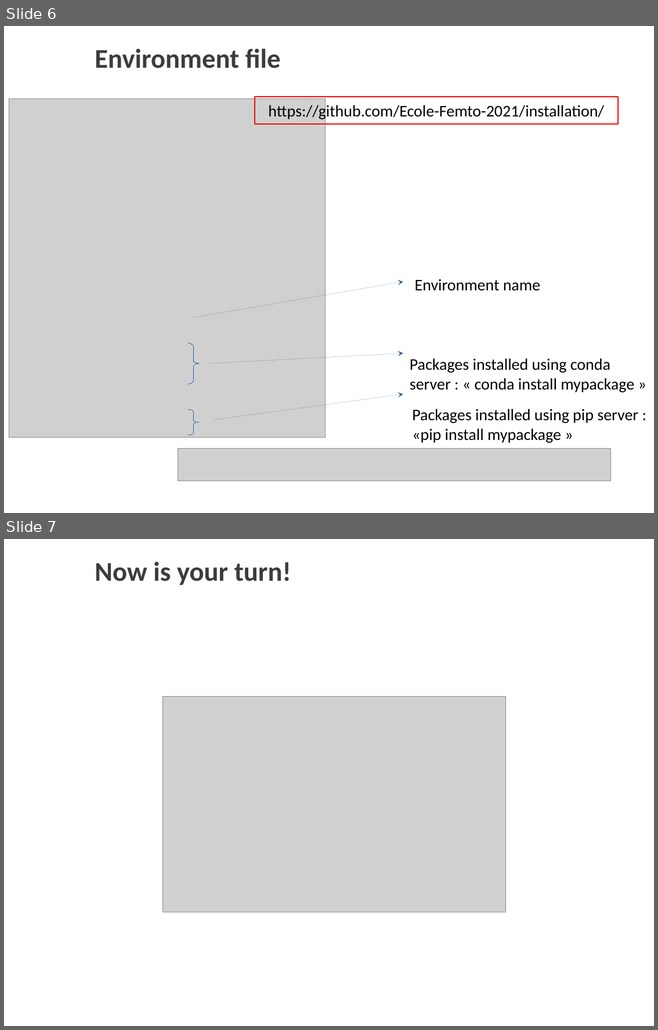
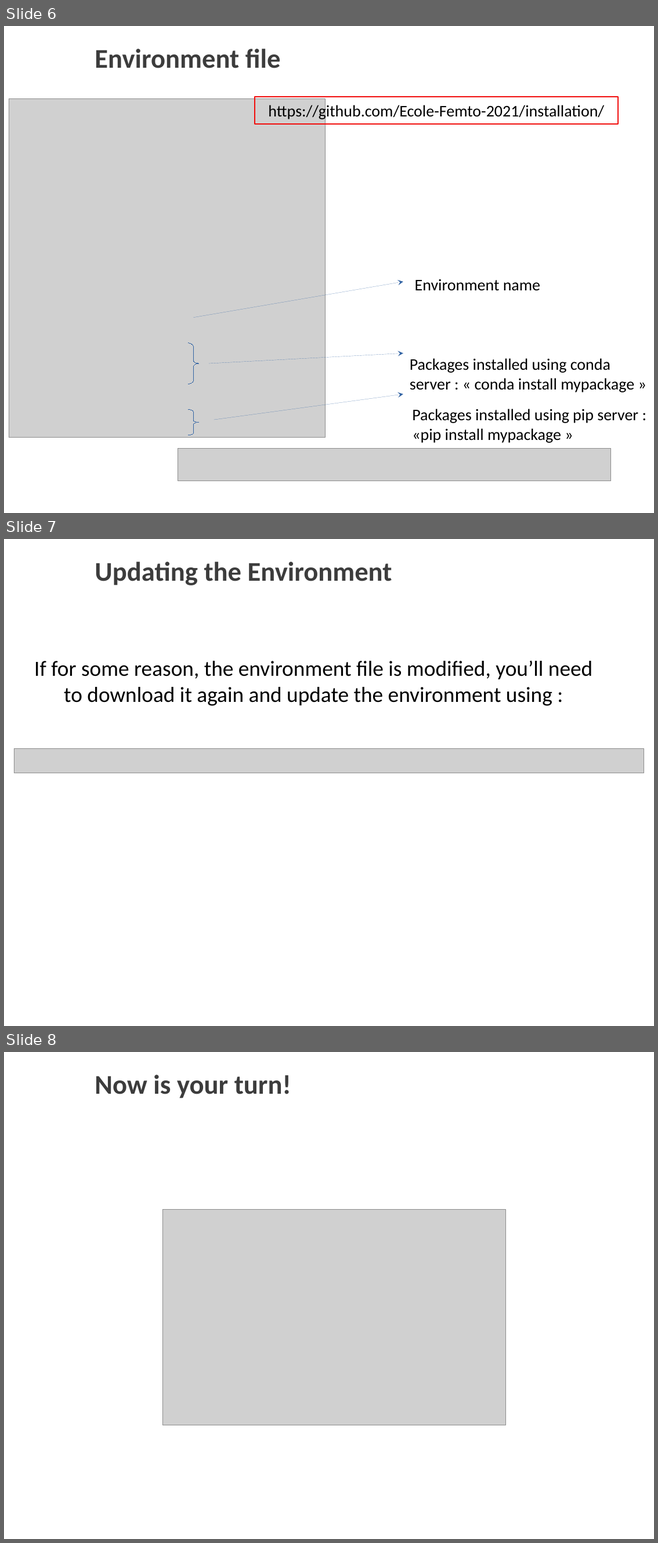
Before and after one commit to Ecole-Femto-2021/installation, a slide deck: install.odp. Shown one above the other, each under a label of ours: slides 6 and 7 before the commit, slides 6, 7 and 8 after it. The pictures are 658x1030 and 658x1543 pixels, drawn with LibreOffice and Linux fonts; fonts in the diff are those of the drawing; grey boxes stand for pictures; background and template pictures are left out. Boxes give left, top, right and bottom in pixels: in the first picture for what was removed or moved away, otherwise in the second. Text is boxed around its words. In the diff, an @@ line names an element or a change of style, - is before the commit and + after.

```diff
--- a/install.odp
+++ b/install.odp
@@ slide 7 added at (4, 539, 654, 1026), background picture (left out) @@
@@ text added at (94, 562, 392, 585), 30 pt, text #3C3C3C, bold @@
+Updating the Environment
@@ text added at (34, 660, 592, 706), 24 pt, text #000000 @@
+If for some reason, the environment file is modified, you’ll need to download it again and update the environment using :
@@ picture added at (14, 749, 644, 773) @@
@@ what was slide 7 is now slide 8 @@
```
Also in this commit, not shown: 3 other files.
